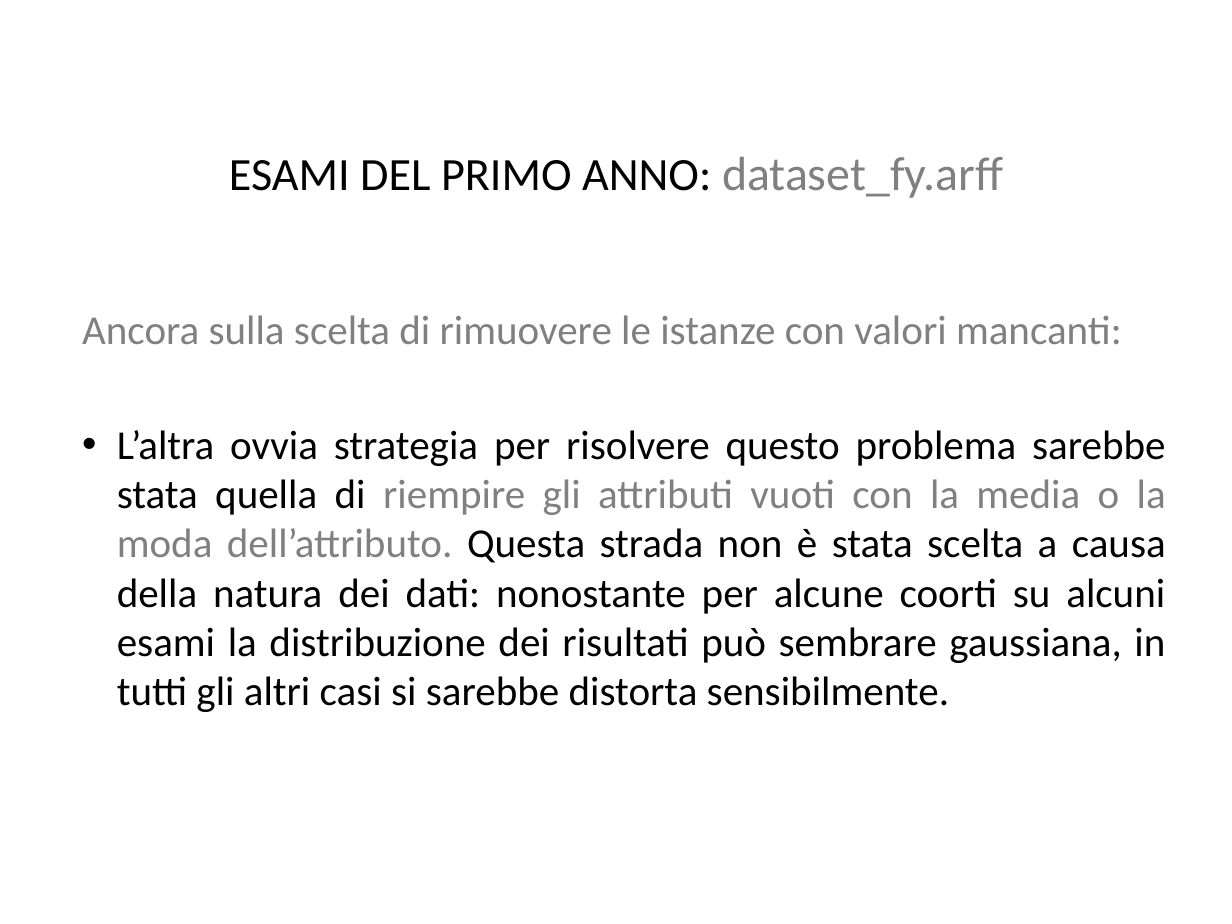
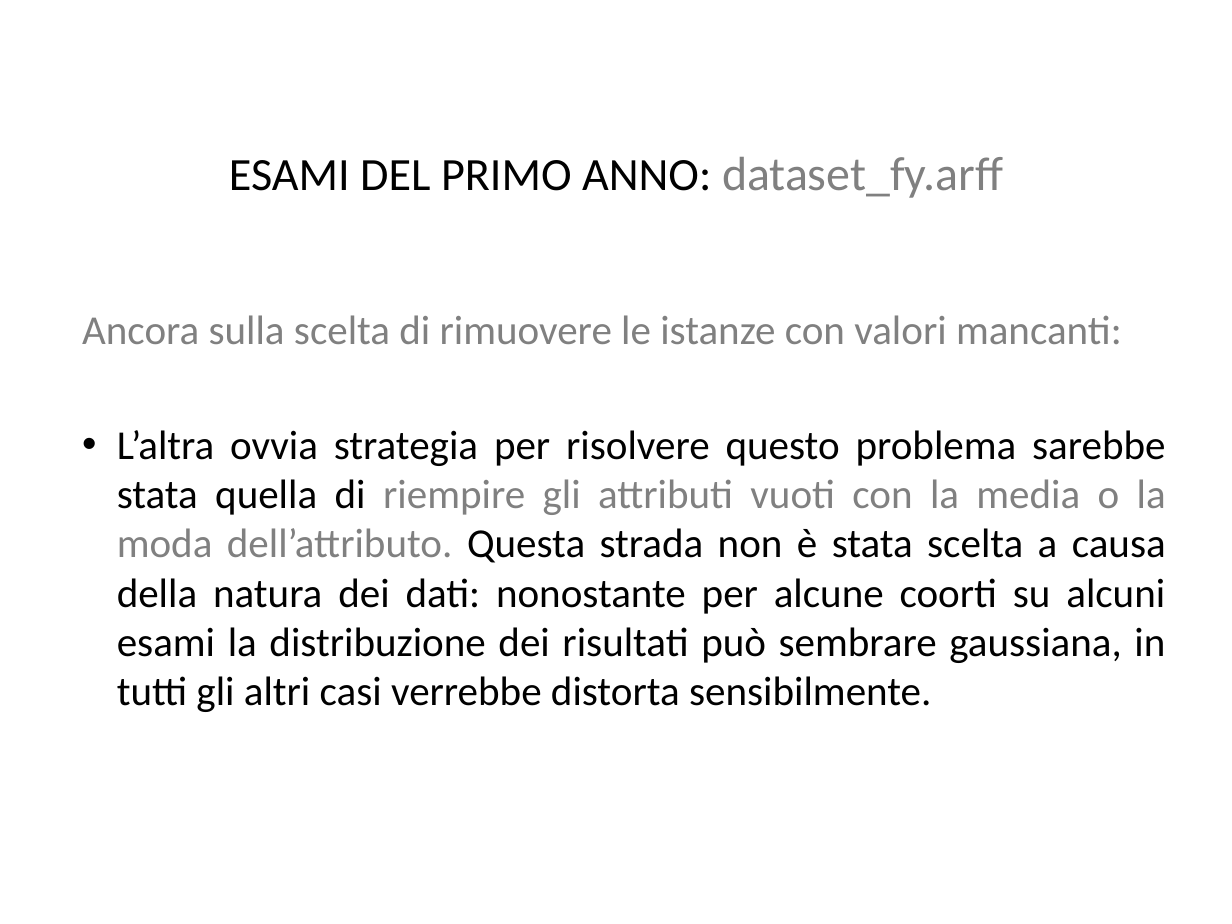
Before and after one commit to BlacknDecker/unifi, a slide deck: slide 35 of relazione.pptx. Drawn at 1232x924 pixels with LibreOffice and Linux fonts; fonts in the diff are those of the drawing; background and template pictures are left out. Boxes give left, top, right and bottom in pixels: in the first picture for what was removed or moved away, otherwise in the second. Text is boxed around its words. In the diff, an @@ line names an element or a change of style, - is before the commit and + after.

```diff
--- a/relazione.pptx
+++ b/relazione.pptx
@@ text at [117, 430, 1166, 712]: text changed @@
-• L’altra ovvia strategia per risolvere questo problema sarebbe stata quella di riempire gli attributi vuoti con la media o la moda dell’attributo. Questa strada non è stata scelta a causa della natura dei dati: nonostante per alcune coorti su alcuni esami la distribuzione dei risultati può sembrare gaussiana, in tutti gli altri casi si sarebbe distorta sensibilmente.
+• L’altra ovvia strategia per risolvere questo problema sarebbe stata quella di riempire gli attributi vuoti con la media o la moda dell’attributo. Questa strada non è stata scelta a causa della natura dei dati: nonostante per alcune coorti su alcuni esami la distribuzione dei risultati può sembrare gaussiana, in tutti gli altri casi verrebbe distorta sensibilmente.
```
Also in this commit, not shown: 10 other slides changed, 2 slides added, 1 slide removed.
